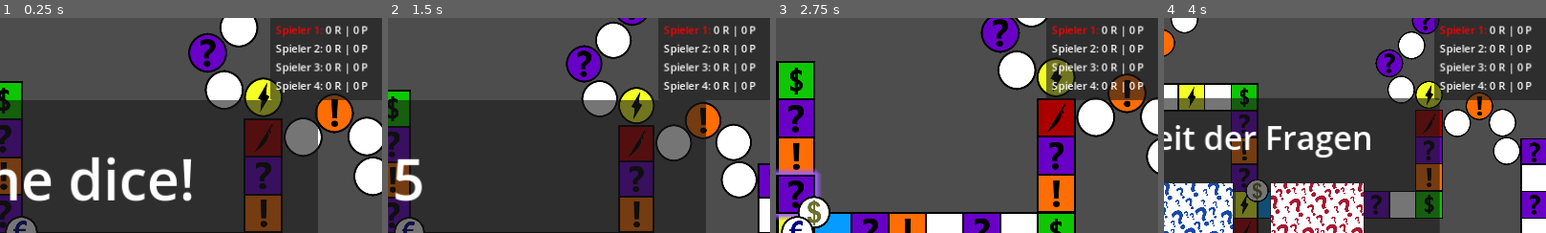
Above: before the commit, frames 1-4 (left to right).
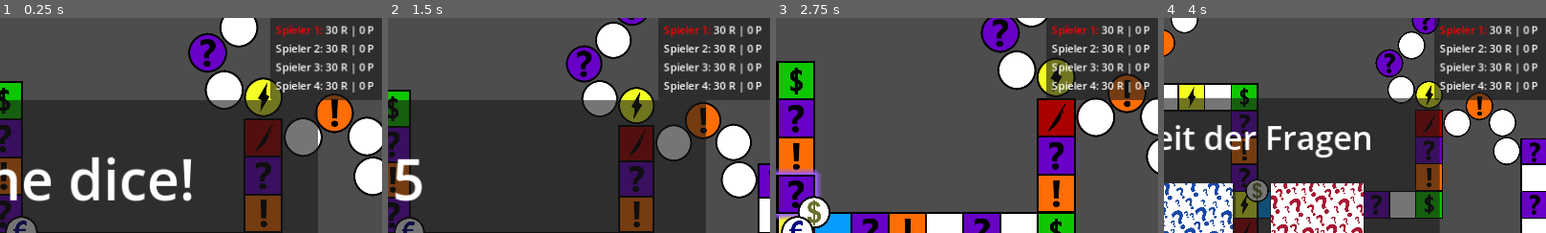
Above: after the commit, the same moments.

Repository: hfxbse/mparty
Game: Godot game, scene res://main/main.tscn
Two runs of this game, one before a commit and one after it. Both use one fixed random seed, a clock stepped at 60 frames per second and the inputs below.
Inputs (mouse positions are % of the whole screen's width and height, from its top left):
- Up to frame 1 (0.25 s): no input
- Up to frame 2 (1.5 s): click "ok" at 0.5 s; click (3, 95) at 1.25 s
- Up to frame 3 (2.75 s): click (3, 95) at 2 s
- Up to frame 4 (4 s): click (50, 59) at 2.75 s; click (3, 95) at 3.5 s
The pictures show only the part of the screen within x 47-97%, y 0-50%; the shares and areas given below are measured in that part.

The runs differ from the first frame. In frame 1, 1.4% of the frame differs, in the area x 85-98%, y 3-35%; in frame 2, 1.4%; in frame 3, 1.4%; in frame 4, 1.4%.

Commit message:
Readd starting money

Diff:
--- a/main/main.gd
+++ b/main/main.gd
@@ -82,7 +82,7 @@
 
 		player.current_location = start
 		player.global_position = start.global_position
-		player.riesen = 0
+		player.riesen = 30
 		player.patente = 0
 		player.update.connect(_on_update)
 		player.sprite.texture = sprites[i]
